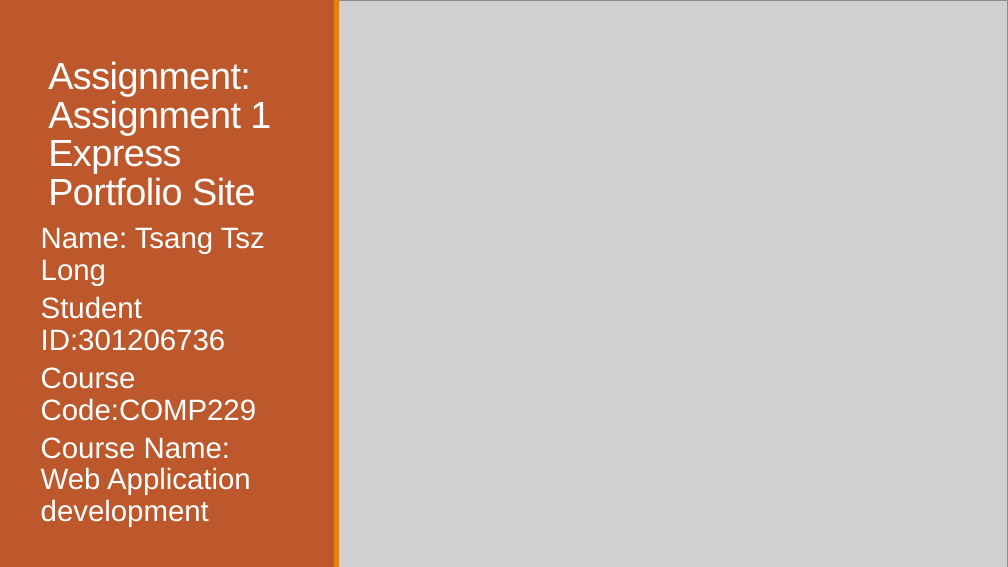
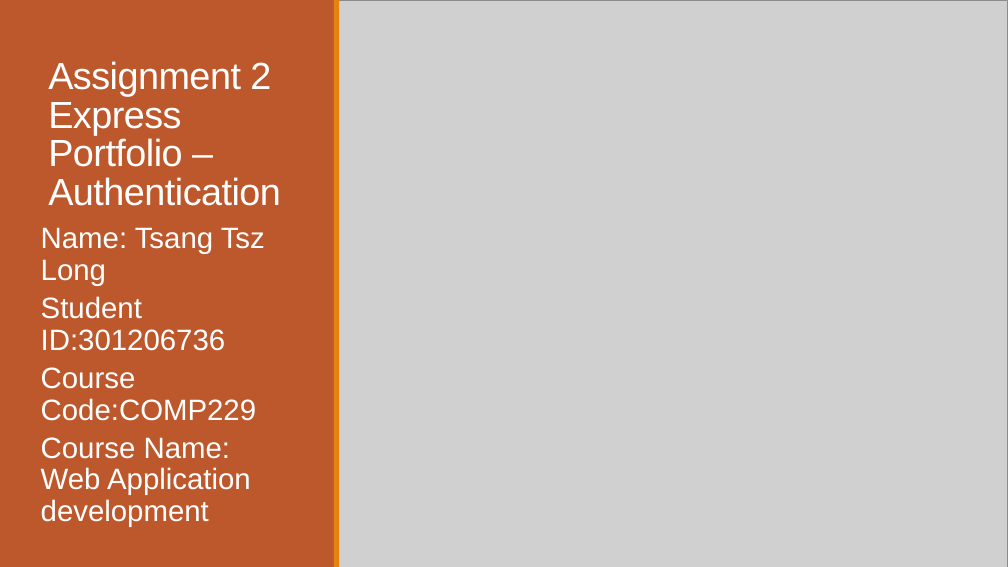
Before and after one commit to ryan345676/comp-229-as-001, a slide deck: slide 1 of public/file/Assignment.pptx. Drawn at 1008x567 pixels with LibreOffice and Linux fonts; fonts in the diff are those of the drawing; grey boxes stand for pictures. Boxes give left, top, right and bottom in pixels: in the first picture for what was removed or moved away, otherwise in the second. Text is boxed around its words. In the diff, an @@ line names an element or a change of style, - is before the commit and + after.

```diff
--- a/public/file/Assignment.pptx
+++ b/public/file/Assignment.pptx
@@ title at (48, 61, 281, 206): text changed @@
-Assignment: Assignment 1 Express Portfolio Site
+Assignment 2
+Express Portfolio – Authentication
```
Also in this commit, not shown: 42 other files.
